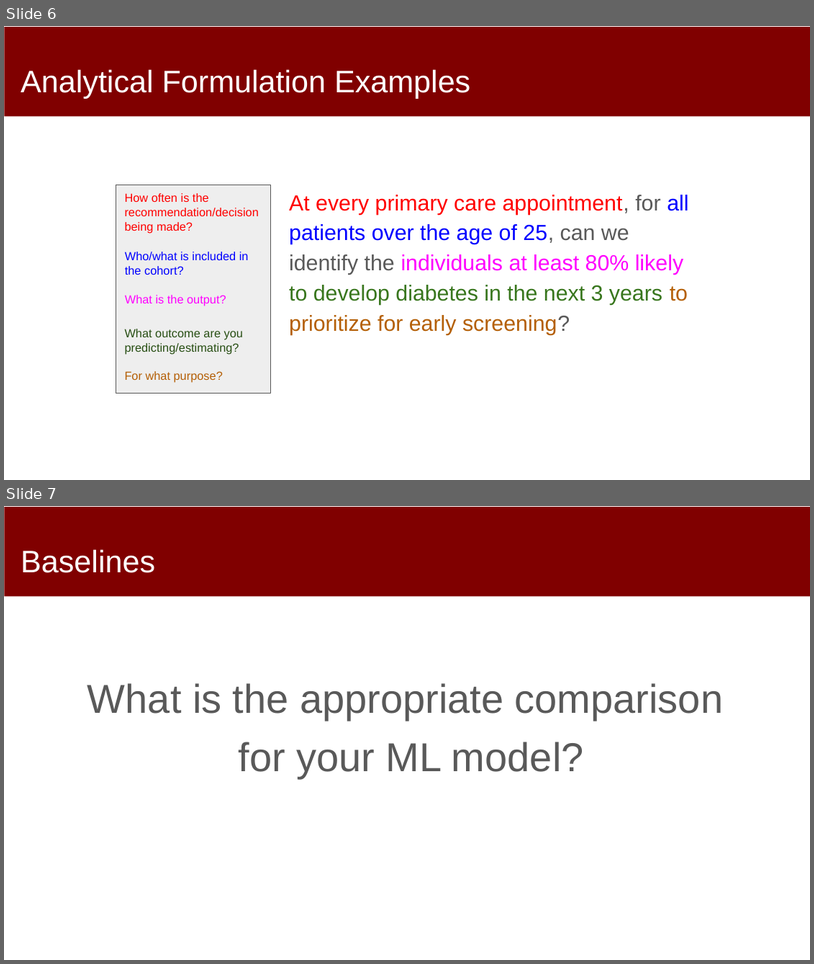
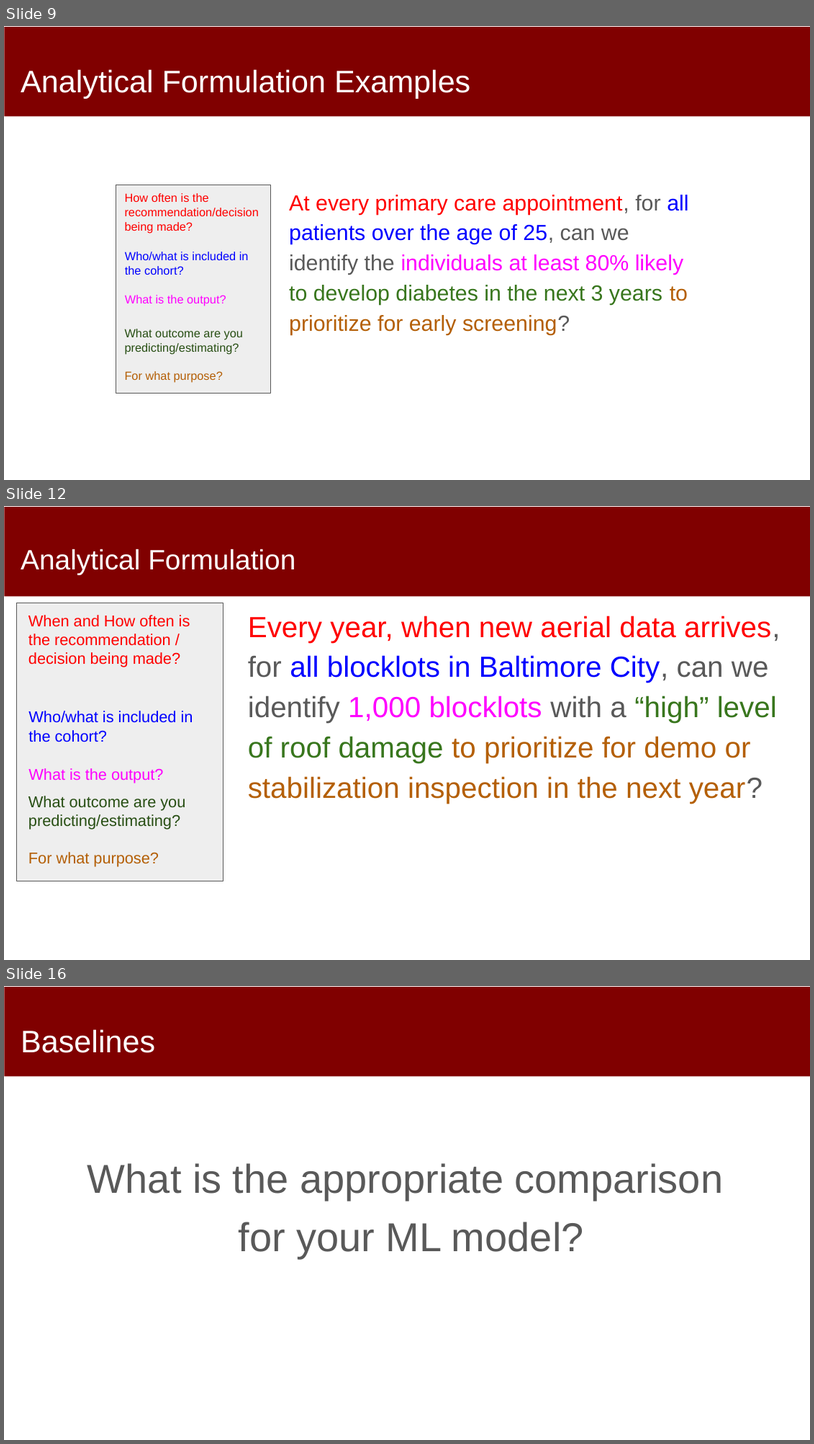
Before and after one commit to dssg/mlforpublicpolicylab, a slide deck: Lectures/09-Machine-Learning-Pipelines.pptx. Shown one above the other, each under a label of ours: slides 6 and 7 before the commit, slides 9, 12 and 16 after it; the slides between them are not shown. The pictures are 814x964 and 814x1444 pixels, drawn with LibreOffice and Linux fonts; fonts in the diff are those of the drawing. Boxes give left, top, right and bottom in pixels: in the first picture for what was removed or moved away, otherwise in the second. Text is boxed around its words. In the diff, an @@ line names an element or a change of style, - is before the commit and + after.

```diff
--- a/Lectures/09-Machine-Learning-Pipelines.pptx
+++ b/Lectures/09-Machine-Learning-Pipelines.pptx
@@ slide 12 added at [4,506,810,960], background #FFFFFF; not listed: 1 template element that a slide beside it also shows @@
@@ title added at [21,549,296,574], 33.3 pt, text #FFFFFF @@
+Analytical Formulation
@@ rectangle added at [17,602,224,881], fill #EEEEEE, outline #595959 0.75 pt @@
@@ text added at [28,615,190,667], 18.7 pt, text #FF0000 @@
+When and How often is the recommendation / decision being made?
@@ text added at [248,615,780,803], 34.7 pt, text #B45F06 @@
+Every year, when new aerial data arrives, for all blocklots in Baltimore City, can we identify 1,000 blocklots with a “high” level of roof damage to prioritize for demo or stabilization inspection in the next year?
@@ text added at [28,710,193,742], 18.7 pt, text #0000FF @@
+Who/what is included in the cohort?
@@ text added at [28,768,163,783], 18.7 pt, text #FF00FF @@
+What is the output?
@@ text added at [28,795,185,867], 18.7 pt, text #274E13 @@
+What outcome are you predicting/estimating?
+For what purpose?
@@ what was slide 6 is now slide 9 @@
@@ what was slide 7 is now slide 16 @@
```
Also in this commit, not shown: 4 slides changed, 9 other slides added, 1 slide removed.
